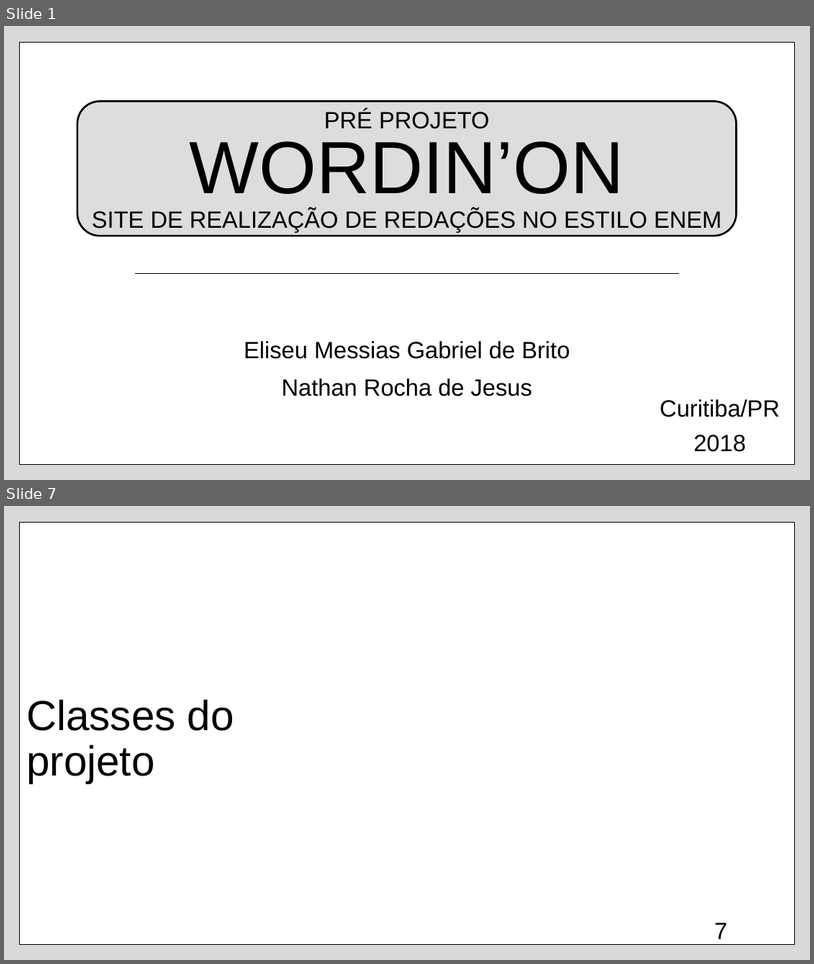
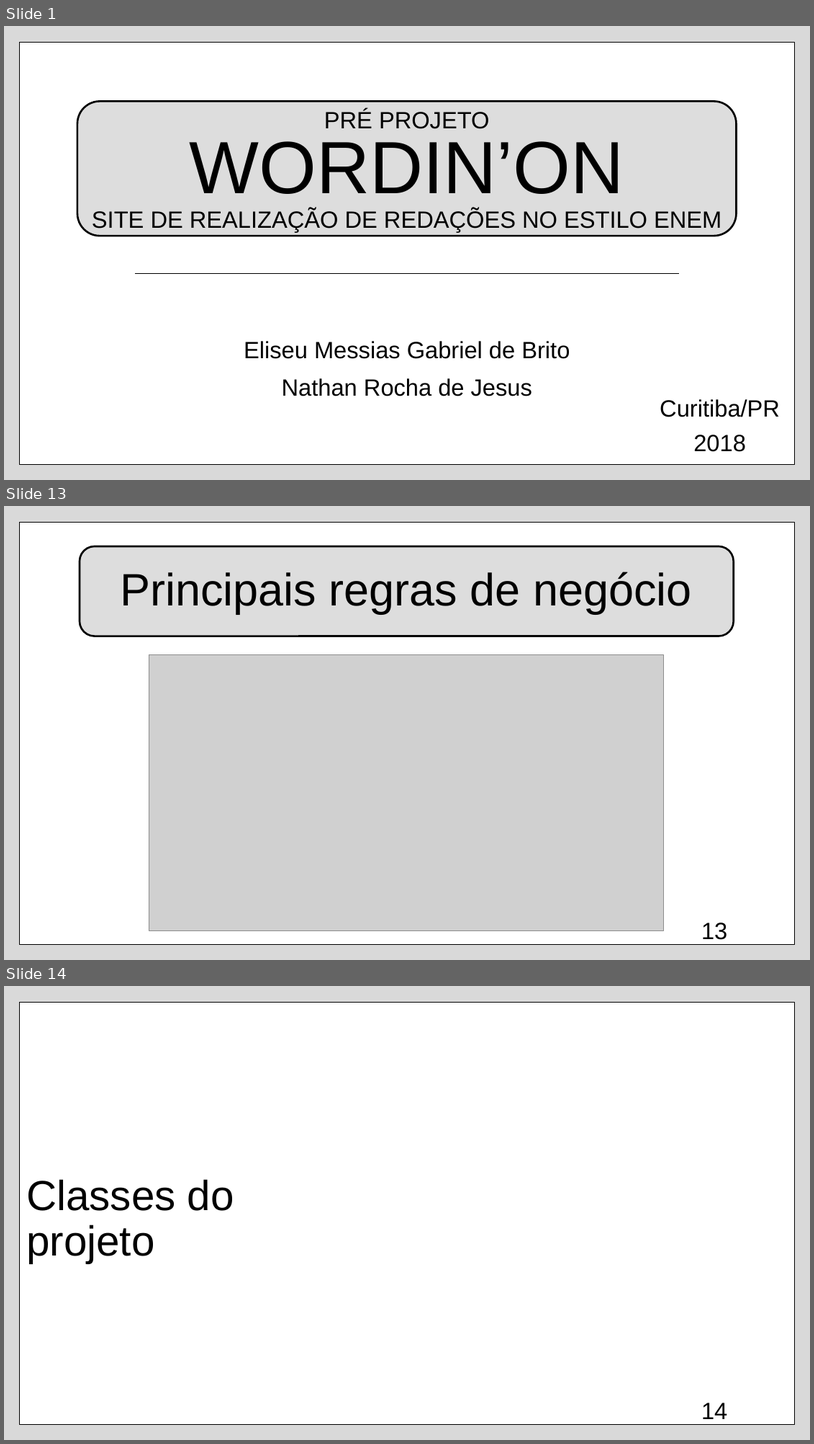
Before and after one commit to n4th4nrjesus/WordinOn, a slide deck: Apresentação Wordin'On.pptx. Shown one above the other, each under a label of ours: slides 1 and 7 before the commit, slides 1, 13 and 14 after it; the slides between them are not shown. The pictures are 814x964 and 814x1444 pixels, drawn with LibreOffice and Linux fonts; fonts in the diff are those of the drawing; grey boxes stand for pictures; background and template pictures are left out. Boxes give left, top, right and bottom in pixels: in the first picture for what was removed or moved away, otherwise in the second. Text is boxed around its words. In the diff, an @@ line names an element or a change of style, - is before the commit and + after.

```diff
--- a/Apresentação Wordin'On.pptx
+++ b/Apresentação Wordin'On.pptx
@@ slide 13 added at (4,506,810,960), background #DADADA; not listed: 1 template element that a slide beside it also shows @@
@@ rounded rectangle added at (80,546,734,636), fill #DDDDDD, outline #000000 2.25 pt @@
@@ title added at (120,572,692,614), 54 pt, text #000000 @@
+Principais regras de negócio
@@ picture added at (149,655,664,930) @@
@@ page number added at (702,922,728,939), 28 pt, text #000000 @@
+13
@@ what was slide 7 is now slide 14 @@
@@ page number at (702,1402,728,1419): text changed @@
-7
+14
```
Also in this commit, not shown: 6 slides changed, 7 other slides added.
